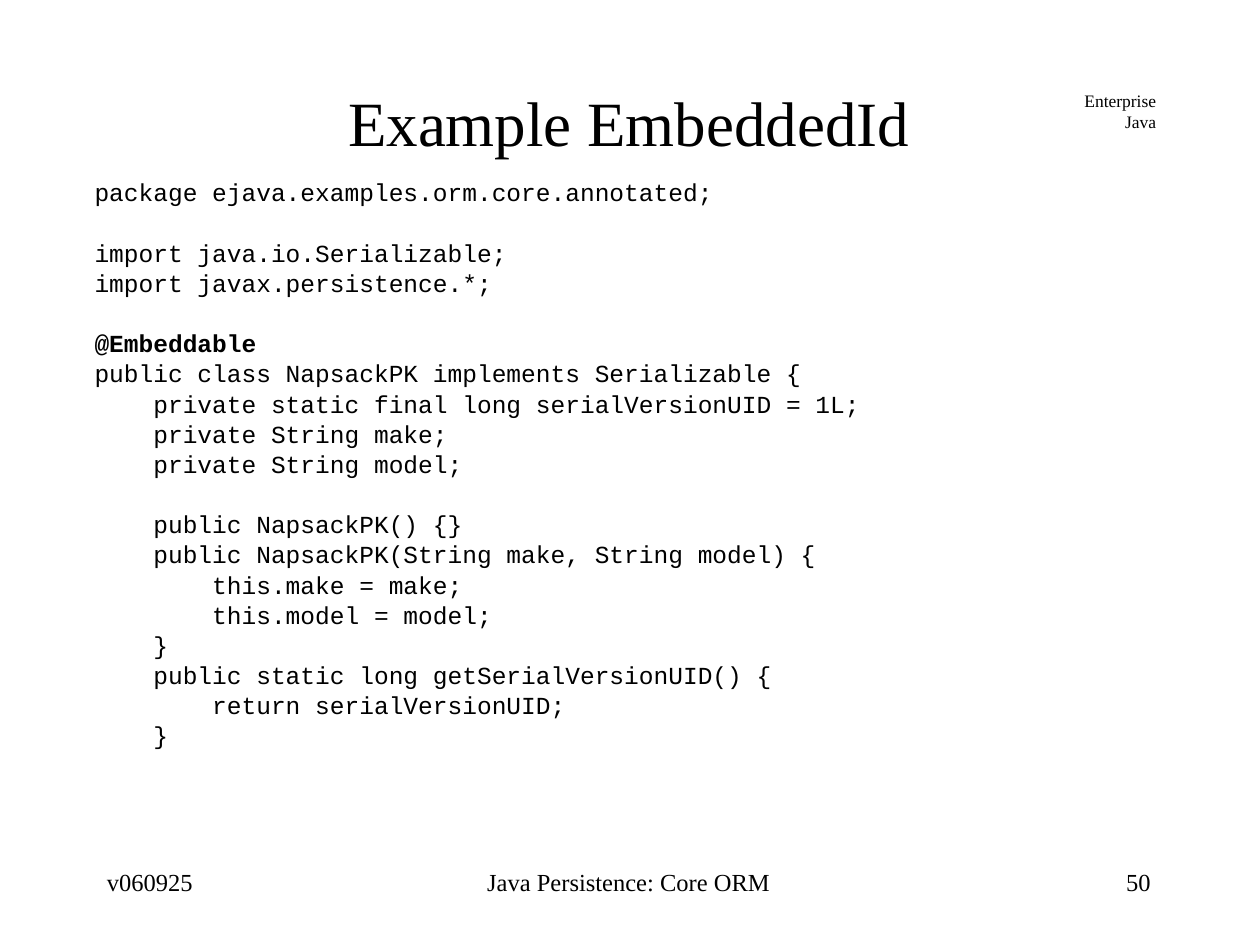
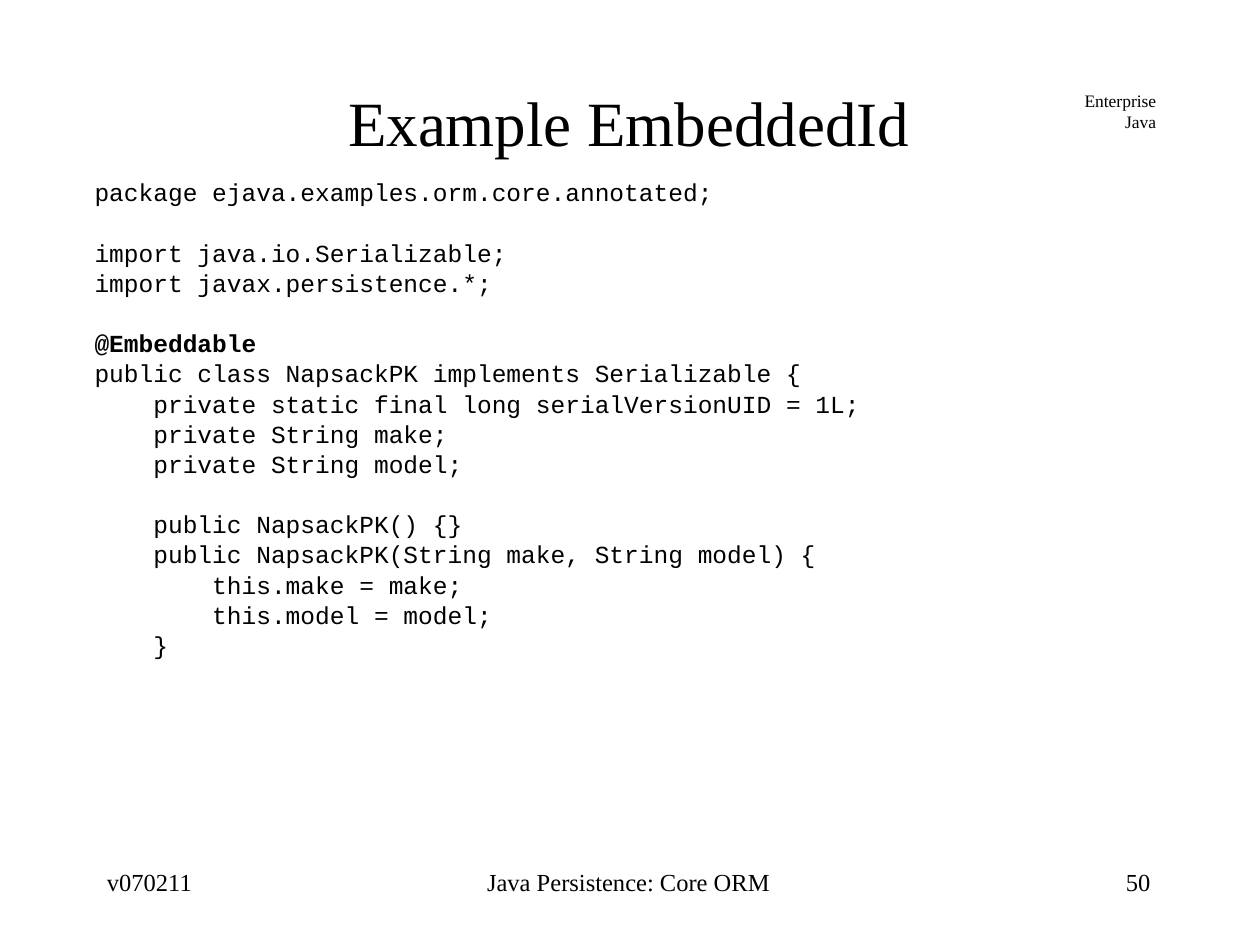
Before and after one commit to jcstaff/ejava-javaee, a slide deck: slide 50 of ormCore/src/site/resources/lectures/ormCore.ppt. Drawn at 1260x945 pixels with LibreOffice and Linux fonts; fonts in the diff are those of the drawing. Boxes give left, top, right and bottom in pixels: in the first picture for what was removed or moved away, otherwise in the second. Text is boxed around its words. In the diff, an @@ line names an element or a change of style, - is before the commit and + after.

```diff
--- a/ormCore/src/site/resources/lectures/ormCore.ppt
+++ b/ormCore/src/site/resources/lectures/ormCore.ppt
@@ text "package ejava.examples.orm.core.annotated;" at box(94, 184, 859, 629): indent changed @@
@@ text at box(153, 666, 742, 719): paragraphs removed @@
-public static long getSerialVersionUID() {
-return serialVersionUID;
-}
@@ text at box(107, 874, 192, 892): text changed @@
-v060925
+v070211
```
Also in this commit, not shown: 88 other slides changed, 24 other files.
